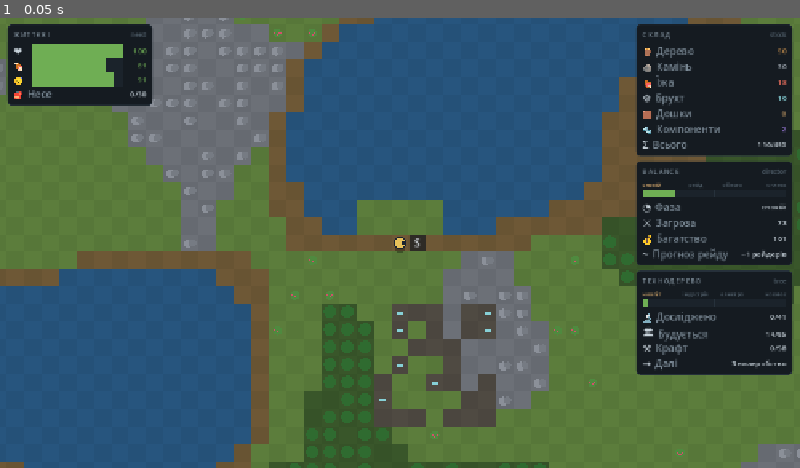
Above: before the commit, frame 1.
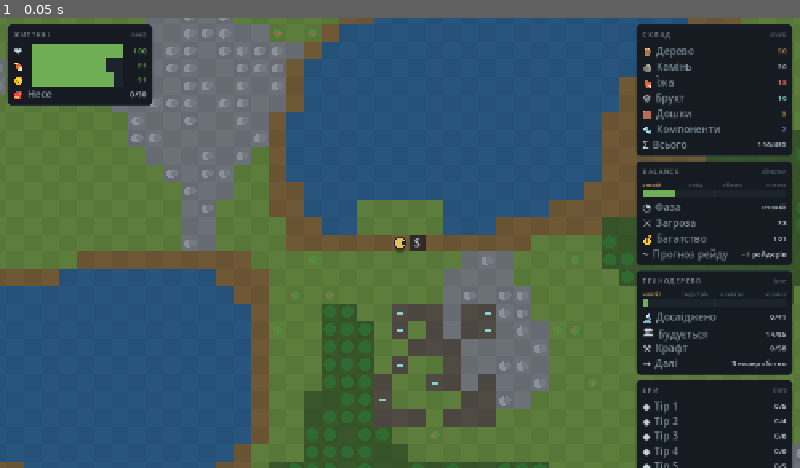
Above: after the commit, the same moment.

Repository: gregnevm/realworld
Game: Godot game, scene res://newhud.tscn
Two runs of this game, one before a commit and one after it. Both use one fixed random seed, a clock stepped at 60 frames per second and the inputs below. This scene is started directly instead of the project's main scene.
Inputs:
- Up to frame 1 (0.05 s): no input

The runs differ from the first frame. In frame 1, 3.8% of the frame differs, in the area x 79-99%, y 80-100%.

Commit message:
Add per-tier research progress to the pipeline + ResearchTiersPanel
Second surfacing increment: CatalogView.snapshot gains a value-data "tiers"
slice (per research tier: unlocked/total, ascending neolithic→ship), and a
ResearchTiersPanel (RIGHT dock, hotkey Y) renders the tech-era climb as 9 fixed
rows — build-once + value bind (R2), Widgets/Tokens only (R3).

- catalog_view.gd: _tiers() folds research defs into per-tier progress.
- catalog_panels.gd: ResearchTiersPanel (9 fixed era rows).
- mechanics.gd registers it (R4 — hud_root.gd untouched).
- run_ui_tests.gd: tiers-slice correctness (1/5 tier-1 after fire_mastery) +
  ResearchTiersPanel build-once/bind.

gdparse clean; tripwires clean; node --test 22/22.

Co-Authored-By: Claude Opus 4.8 <noreply@anthropic.com>
Claude-Session: https://claude.ai/code/session_01H8HBNc3sVRngJ88a62LBM5

Diff:
--- a/godot/scripts/ui/catalog_panels.gd
+++ b/godot/scripts/ui/catalog_panels.gd
@@ -63,3 +63,46 @@
 		_craftable.set_value("%d/%d" % [int(s.get("craftable", 0)), int(s.get("recipes", 0))])
 		var nxt: Array = cat.get("next", [])
 		_next.set_value(String(nxt[0]) if nxt.size() > 0 else "—")
+
+# ---- ResearchTiersPanel (RIGHT dock) — the tech-era climb, one row per research tier ----
+class ResearchTiersPanel extends PanelBase.Base:
+	const MAX_TIERS := 9         # the catalogue spans tiers 1..9 (neolithic → ship); fixed rows keep R2
+	var _rows: Array = []        # StatRow per tier slot
+
+	func _init() -> void:
+		panel_id = &"research_tiers"
+		dock = PanelBase.DOCK_RIGHT
+		priority = 40
+		hotkey = KEY_Y
+		default_open = false
+
+	func _build() -> void:
+		rebuild_count += 1
+		var vb := VBoxContainer.new()
+		vb.add_theme_constant_override("separation", 4)
+		add_child(vb)
+		var head := Widgets.H2Header.new()
+		vb.add_child(head)
+		head.set_header("Ери", "tiers")
+		for i in MAX_TIERS:
+			var row := Widgets.StatRow.new()
+			vb.add_child(row)
+			row.set_row("◆", "—", "—")
+			_rows.append(row)
+
+	func bind(vm) -> void:
+		rebind_count += 1
+		build_once()
+		if not (vm is Dictionary) or not vm.has("catalog"):
+			return
+		var cat: Dictionary = vm.catalog
+		if not bool(cat.get("available", false)):
+			return
+		var tiers: Array = cat.get("tiers", [])
+		for i in _rows.size():
+			if i < tiers.size():
+				var t: Dictionary = tiers[i]
+				_rows[i].set_row("◆", "Тір %d" % int(t.get("tier", 0)),
+					"%d/%d" % [int(t.get("unlocked", 0)), int(t.get("total", 0))])
+			else:
+				_rows[i].set_row(" ", "—", "")
--- a/godot/scripts/ui/catalog_view.gd
+++ b/godot/scripts/ui/catalog_view.gd
@@ -71,8 +71,26 @@
 		"available": true,
 		"summary": _summary(db, unlocked, stock),
 		"research": _research_rows(db, unlocked),
+		"tiers": _tiers(db, unlocked),
 		"next": _next_research(db, unlocked),
 	}
+
+# Per-tier research progress: [{tier, unlocked, total}] ascending — the tech-era climb (neolithic→spacer).
+static func _tiers(db, unlocked: Dictionary) -> Array:
+	var by_tier: Dictionary = {}
+	for r in Catalog.research_projects(db):
+		var t: int = int(r.data.get("tier", 0))
+		if not by_tier.has(t):
+			by_tier[t] = {"unlocked": 0, "total": 0}
+		by_tier[t]["total"] = int(by_tier[t]["total"]) + 1
+		if unlocked.has(r.id):
+			by_tier[t]["unlocked"] = int(by_tier[t]["unlocked"]) + 1
+	var keys: Array = by_tier.keys()
+	keys.sort()
+	var out: Array = []
+	for t in keys:
+		out.append({"tier": int(t), "unlocked": int(by_tier[t]["unlocked"]), "total": int(by_tier[t]["total"])})
+	return out
 
 static func _summary(db, unlocked: Dictionary, stock: Dictionary) -> Dictionary:
 	var research: Array = Catalog.research_projects(db)
--- a/godot/scripts/ui/mechanics.gd
+++ b/godot/scripts/ui/mechanics.gd
@@ -17,6 +17,7 @@
 	panel_registry.register(Panels.StockPanel.new())
 	panel_registry.register(Panels.BalancePanel.new())
 	panel_registry.register(CatalogPanels.TechPanel.new())
+	panel_registry.register(CatalogPanels.ResearchTiersPanel.new())
 	# world overlays (spatial state) keyed to their LOCKED hotkeys (design-system §3)
 	overlay_registry.register(Overlays.LightOverlay.new())
 	overlay_registry.register(Overlays.TemperatureOverlay.new())
--- a/godot/tests/run_ui_tests.gd
+++ b/godot/tests/run_ui_tests.gd
@@ -274,6 +274,10 @@
 			metallurgy_available = (r.status == &"available")
 	ok(metallurgy_available, "metallurgy flips locked->available once smelting is unlocked (prereq gate)")
 	ok(not bool(CatalogView.snapshot(null).get("available", false)), "null db -> {available:false} (graceful)")
+	# per-tier progress climbs 1..9 (neolithic -> ship); values reflect the unlocked set
+	var tiers: Array = snap2.tiers
+	ok(tiers.size() == 9 and int(tiers[0].tier) == 1 and int(tiers[8].tier) == 9, "tiers slice spans 9 eras ascending")
+	ok(int(tiers[0].unlocked) == 1 and int(tiers[0].total) == 5, "tier-1 shows 1/5 unlocked (fire_mastery; smelting is tier-2)")
 
 # ---------------- TechPanel: build-once + value bind, same contract as StockPanel (R2/R8) ----------------
 func _t_tech_panel() -> void:
@@ -287,6 +291,15 @@
 	ok(panel.rebind_count == 2, "TechPanel rebinds each frame (bind != rebuild)")
 	ok(panel.get_child(0).get_child_count() == n0, "child count stable across rebind (R2)")
 	ok(panel.panel_id == &"tech" and panel.dock == 1, "TechPanel: id=tech, RIGHT dock (registered via mechanics.gd)")
+	# ResearchTiersPanel — 9 fixed era rows, build-once + bind (R2)
+	var tp = CatalogPanels.ResearchTiersPanel.new()
+	tp.bind(vm)
+	var t0: int = tp.get_child(0).get_child_count()   # header + 9 tier rows
+	tp.bind(vm)
+	ok(tp.rebuild_count == 1 and tp.rebind_count == 2, "ResearchTiersPanel builds once, binds each frame (R2)")
+	ok(tp.get_child(0).get_child_count() == t0 and tp._rows.size() == 9, "ResearchTiersPanel holds 9 fixed era rows")
+	ok(tp.panel_id == &"research_tiers" and tp.dock == 1, "ResearchTiersPanel: id, RIGHT dock")
+	tp.free()
 	# the HudModel snapshot now carries the catalog slice end to end (pipeline surfaced in the HUD)
 	var sess = _fake_session()
 	var full := HudModel.snapshot(sess, {"buildings": [], "stock": sess.sim.stock, "items": []}, {"day": 5}, Balance.Balance.new())
